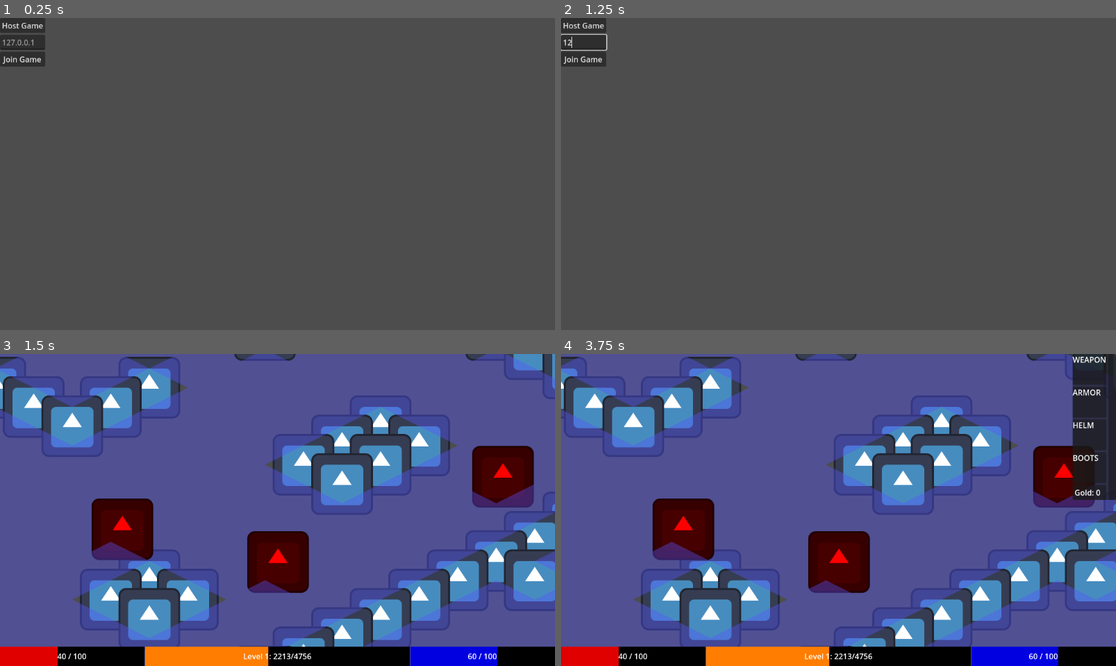
Above: before the commit, frames 1-4 (two rows, left to right).
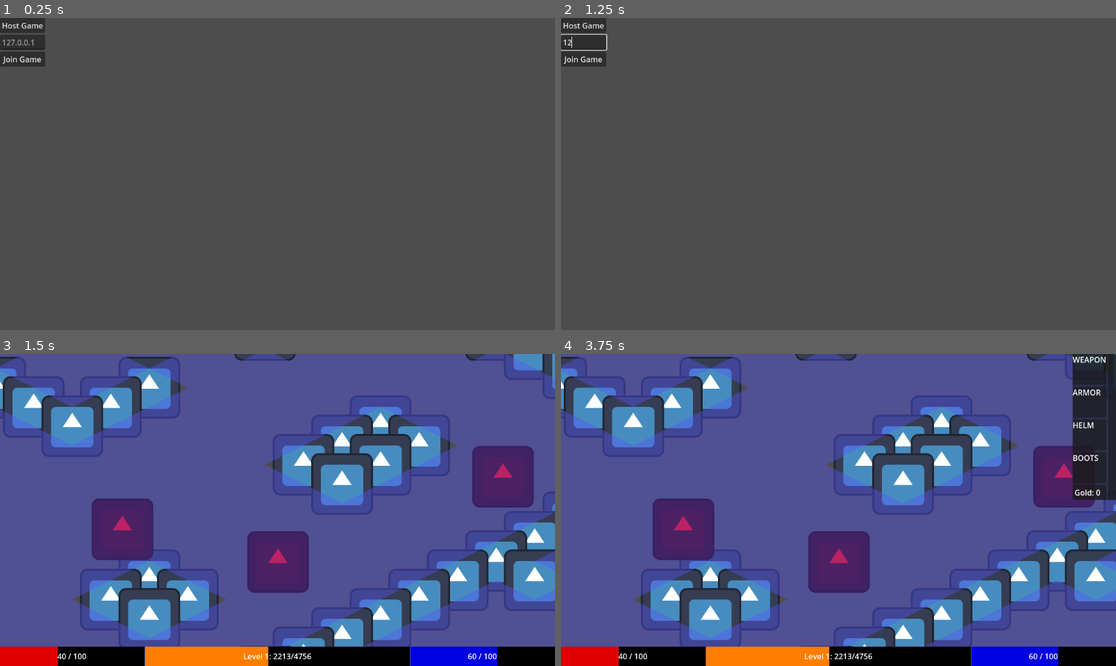
Above: after the commit, the same moments.

Repository: PietPadda/Godot_2D_ARPG
Game: Godot game, scene res://scenes/ui/main_menu.tscn
Two runs of this game, one before a commit and one after it. Both use one fixed random seed, a clock stepped at 60 frames per second and the inputs below. The engine's default icon, where the game draws it, is replaced by a stand-in: a white triangle on a blue panel in a dark square.
Inputs (mouse positions are in pixels of both pictures, inside the frame that each line leads up to):
- Up to frame 1 (0.25 s): no input
- Up to frame 2 (1.25 s): click (583, 42) at 0.52 s; type "12" at 0.6 s
- Up to frame 3 (1.5 s): click "Host Game" at 1.25 s
- Up to frame 4 (3.75 s): tap Enter at 2, 3.5 s; move the mouse to (960, 494) at 2.02 s; hold E (interact) 2.03-2.78 s; click (960, 494) at 2.17 s; tap Space at 2.75 s; move the mouse to (727, 525) at 2.77 s; click (727, 525) at 2.85 s; move the mouse to (894, 441) at 3.52 s; tap I (toggle_character_sheet) at 3.6 s; click (894, 441) at 3.67 s

Frames 1-2 are identical in both runs. In frame 3, 5.6% of the frame differs, in the area x 16-97%, y 29-77%; in frame 4, 5.1%.

Commit message:
feat(multiplayer): implement host-based enemy synchronization

Diff:
--- a/scenes/enemies/skeleton.tscn
+++ b/scenes/enemies/skeleton.tscn
@@ -58,6 +58,11 @@
 
 [sub_resource type="CircleShape2D" id="CircleShape2D_xro8k"]
 radius = 63.0
+
+[sub_resource type="SceneReplicationConfig" id="SceneReplicationConfig_f0dbl"]
+properties/0/path = NodePath(".:global_position")
+properties/0/spawn = true
+properties/0/replication_mode = 1
 
 [node name="Skeleton" type="CharacterBody2D" groups=["enemies"]]
 collision_layer = 2
@@ -132,4 +137,7 @@
 script = ExtResource("14_f0dbl")
 loot_table = ExtResource("15_s01nw")
 
+[node name="MultiplayerSynchronizer" type="MultiplayerSynchronizer" parent="."]
+replication_config = SubResource("SceneReplicationConfig_f0dbl")
+
 [connection signal="body_entered" from="AggroRadius" to="." method="_on_aggro_radius_body_entered"]
--- a/scenes/levels/main.tscn
+++ b/scenes/levels/main.tscn
@@ -13,81 +13,6 @@
 level_music = ExtResource("2_b6bv0")
 
 [node name="HUD" parent="." instance=ExtResource("4_j4d2a")]
-
-[node name="Skeleton" parent="." instance=ExtResource("2_2vj2h")]
-position = Vector2(-473, 1428)
-
-[node name="Skeleton2" parent="." instance=ExtResource("2_2vj2h")]
-position = Vector2(-637, 1429)
-
-[node name="Skeleton3" parent="." instance=ExtResource("2_2vj2h")]
-position = Vector2(-414, 1294)
-
-[node name="Skeleton4" parent="." instance=ExtResource("2_2vj2h")]
-position = Vector2(1506, 377)
-
-[node name="Skeleton5" parent="." instance=ExtResource("2_2vj2h")]
-position = Vector2(1653, 441)
-
-[node name="Skeleton6" parent="." instance=ExtResource("2_2vj2h")]
-position = Vector2(1295, 450)
-
-[node name="Skeleton7" parent="." instance=ExtResource("2_2vj2h")]
-position = Vector2(1490, 528)
-
-[node name="Skeleton24" parent="." instance=ExtResource("2_2vj2h")]
-position = Vector2(1418, 440)
-
-[node name="Skeleton25" parent="." instance=ExtResource("2_2vj2h")]
-position = Vector2(1385, 360)
-
-[node name="Skeleton8" parent="." instance=ExtResource("2_2vj2h")]
-position = Vector2(1001, 743)
-
-[node name="Skeleton9" parent="." instance=ExtResource("2_2vj2h")]
-position = Vector2(383, 995)
-
-[node name="Skeleton10" parent="." instance=ExtResource("2_2vj2h")]
-position = Vector2(-963, 625)
-
-[node name="Skeleton11" parent="." instance=ExtResource("2_2vj2h")]
-position = Vector2(-741, 663)
-
-[node name="Skeleton12" parent="." instance=ExtResource("2_2vj2h")]
-position = Vector2(-1496, 934)
-
-[node name="Skeleton13" parent="." instance=ExtResource("2_2vj2h")]
-position = Vector2(-1204, 1087)
-
-[node name="Skeleton14" parent="." instance=ExtResource("2_2vj2h")]
-position = Vector2(-1246, 877)
-
-[node name="Skeleton15" parent="." instance=ExtResource("2_2vj2h")]
-position = Vector2(-1272, 450)
-
-[node name="Skeleton16" parent="." instance=ExtResource("2_2vj2h")]
-position = Vector2(-895, 294)
-
-[node name="Skeleton17" parent="." instance=ExtResource("2_2vj2h")]
-position = Vector2(-461, 421)
-
-[node name="Skeleton18" parent="." instance=ExtResource("2_2vj2h")]
-position = Vector2(-310, 812)
-
-[node name="Skeleton19" parent="." instance=ExtResource("2_2vj2h")]
-position = Vector2(-147, 491)
-
-[node name="Skeleton20" parent="." instance=ExtResource("2_2vj2h")]
-position = Vector2(254, 364)
-
-[node name="Skeleton21" parent="." instance=ExtResource("2_2vj2h")]
-position = Vector2(577, 432)
-
-[node name="Skeleton22" parent="." instance=ExtResource("2_2vj2h")]
-position = Vector2(1044, 255)
-
-[node name="Skeleton23" parent="." instance=ExtResource("2_2vj2h")]
-position = Vector2(-71, 300)
 
 [node name="TileMapLayer" type="TileMapLayer" parent="."]
 position = Vector2(-10, -10)
@@ -117,3 +42,84 @@
 
 [node name="SpawnPoint4" type="Marker2D" parent="SpawnPoints"]
 position = Vector2(175, -94)
+
+[node name="EnemySpawner" type="MultiplayerSpawner" parent="."]
+_spawnable_scenes = PackedStringArray("uid://dg2sqch3jtd3h")
+spawn_path = NodePath("../EnemyContainer")
+
+[node name="EnemyContainer" type="Node2D" parent="."]
+
+[node name="Skeleton1" parent="EnemyContainer" instance=ExtResource("2_2vj2h")]
+position = Vector2(-473, 1428)
+
+[node name="Skeleton2" parent="EnemyContainer" instance=ExtResource("2_2vj2h")]
+position = Vector2(-637, 1429)
+
+[node name="Skeleton3" parent="EnemyContainer" instance=ExtResource("2_2vj2h")]
+position = Vector2(-414, 1294)
+
+[node name="Skeleton4" parent="EnemyContainer" instance=ExtResource("2_2vj2h")]
+position = Vector2(1506, 377)
+
+[node name="Skeleton5" parent="EnemyContainer" instance=ExtResource("2_2vj2h")]
+position = Vector2(1653, 441)
+
+[node name="Skeleton6" parent="EnemyContainer" instance=ExtResource("2_2vj2h")]
+position = Vector2(1295, 450)
+
+[node name="Skeleton7" parent="EnemyContainer" instance=ExtResource("2_2vj2h")]
+position = Vector2(1490, 528)
+
+[node name="Skeleton8" parent="EnemyContainer" instance=ExtResource("2_2vj2h")]
+position = Vector2(1001, 743)
+
+[node name="Skeleton9" parent="EnemyContainer" instance=ExtResource("2_2vj2h")]
+position = Vector2(383, 995)
+
+[node name="Skeleton10" parent="EnemyContainer" instance=ExtResource("2_2vj2h")]
+position = Vector2(-963, 625)
+
+[node name="Skeleton11" parent="EnemyContainer" instance=ExtResource("2_2vj2h")]
+position = Vector2(-741, 663)
+
+[node name="Skeleton12" parent="EnemyContainer" instance=ExtResource("2_2vj2h")]
+position = Vector2(-1496, 934)
+
+[node name="Skeleton13" parent="EnemyContainer" instance=ExtResource("2_2vj2h")]
+position = Vector2(-1204, 1087)
+
+[node name="Skeleton14" parent="EnemyContainer" instance=ExtResource("2_2vj2h")]
+position = Vector2(-1246, 877)
+
+[node name="Skeleton15" parent="EnemyContainer" instance=ExtResource("2_2vj2h")]
+position = Vector2(-1272, 450)
+
+[node name="Skeleton16" parent="EnemyContainer" instance=ExtResource("2_2vj2h")]
+position = Vector2(-895, 294)
+
+[node name="Skeleton17" parent="EnemyContainer" instance=ExtResource("2_2vj2h")]
+position = Vector2(-461, 421)
+
+[node name="Skeleton18" parent="EnemyContainer" instance=ExtResource("2_2vj2h")]
+position = Vector2(-310, 812)
+
+[node name="Skeleton19" parent="EnemyContainer" instance=ExtResource("2_2vj2h")]
+position = Vector2(-147, 491)
+
+[node name="Skeleton20" parent="EnemyContainer" instance=ExtResource("2_2vj2h")]
+position = Vector2(254, 364)
+
+[node name="Skeleton21" parent="EnemyContainer" instance=ExtResource("2_2vj2h")]
+position = Vector2(577, 432)
+
+[node name="Skeleton22" parent="EnemyContainer" instance=ExtResource("2_2vj2h")]
+position = Vector2(1044, 255)
+
+[node name="Skeleton23" parent="EnemyContainer" instance=ExtResource("2_2vj2h")]
+position = Vector2(-71, 300)
+
+[node name="Skeleton24" parent="EnemyContainer" instance=ExtResource("2_2vj2h")]
+position = Vector2(1418, 440)
+
+[node name="Skeleton25" parent="EnemyContainer" instance=ExtResource("2_2vj2h")]
+position = Vector2(1385, 360)
--- a/scripts/components/grid_movement_component.gd
+++ b/scripts/components/grid_movement_component.gd
@@ -7,6 +7,9 @@
 signal path_finished
  # NEW: Announce when we can't reach a target
 signal path_stuck
+
+# Preload the Player script to make the "Player" type available for our type check.
+const Player = preload("res://scripts/player/player.gd")
 
 # Component References
 @onready var character_body: CharacterBody2D = get_parent()
@@ -103,9 +106,11 @@
 	character_body.move_and_slide()
 
 	# Multiplayer Sync
-	# If we are in control of this character, broadcast our new position via RPC.
-	if character_body.is_multiplayer_authority():
-		character_body.force_sync_position.rpc(character_body.global_position)
+	# First, we check if the object we're moving is actually a Player.
+	if character_body is Player:
+		# If we are in control of this character, broadcast our new position via RPC.
+		if character_body.is_multiplayer_authority():
+			character_body.force_sync_position.rpc(character_body.global_position)
 
 # NEW: This function runs every STUCK_CHECK_INTERVAL seconds
 func _on_stuck_timer_timeout() -> void:
--- a/scripts/levels/main.gd
+++ b/scripts/levels/main.gd
@@ -7,6 +7,11 @@
 @onready var player_container: Node2D = $PlayerContainer
 # Add a reference to our new spawn points container.
 @onready var spawn_points_container: Node2D = $SpawnPoints
+# Add a reference to our bunch of enemies.
+@onready var enemies_container: Node2D = $EnemyContainer
+# Add a reference to our new spawner.
+@onready var enemy_spawner: MultiplayerSpawner = $EnemySpawner
+const SKELETON_SCENE = preload("res://scenes/enemies/skeleton.tscn")
 
 # Expose a slot in the Inspector for the music track.
 @export var level_music: MusicTrackData
@@ -38,6 +43,13 @@
 	# who has already connected (including ourselves if we are the host).
 	NetworkManager.spawn_existing_players()
 
+	# NEW LOGIC FOR PRE-PLACED ENEMIES:
+	# If this game instance is a client (i.e., not the server/host)...
+	if not multiplayer.is_server():
+		# ...delete all the enemies that were pre-placed in the scene.
+		for enemy in enemies_container.get_children():
+			enemy.queue_free()
+
 # This function can now be left empty or used for other inputs.
 func _unhandled_input(event: InputEvent) -> void:
 	pass
Not shown: 1 places in scenes/enemies/skeleton.tscn that only renumber resources
